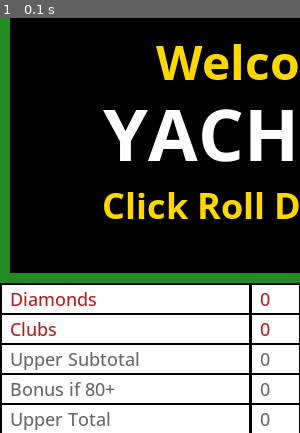
Above: before the commit, frame 1.
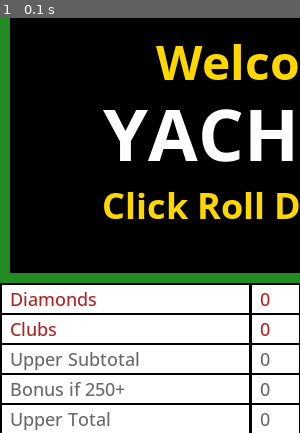
Above: after the commit, the same moment.

Repository: machinateddesigns/PythonGeneral
Game: pygame game, started from yachtzedhues/main.py
Same seed, same stepped clock (60 frames per second), same inputs: the game is played once before the commit and once after it.
Inputs:
- Up to frame 1 (0.1 s): no input
The pictures show only the part of the screen within x 0-50%, y 50-100%; the shares and areas given below are measured in that part.

The runs differ from the first frame. In frame 1, 0.2% of the frame differs, in the area x 28-42%, y 87-92%.

Commit message:
version 1.0a of Yachtzed Hues
Seems to be fully working, only played one game, might need more rolls per turn, some of those challenges are brutal. Also, we have a BGM switcher now.

Diff:
--- a/yachtzedhues/main.py
+++ b/yachtzedhues/main.py
@@ -99,6 +99,10 @@
 
 die_suits = [' ',' ',' ',' ',' ']
 
+col_opt = [red, blue, yellow, green, purple]
+
+suit_opt = ['s','h','d','c']
+
 #rolls_left = 3 #hiding this for now, looks like since I have a better option, I should use that
 
 dice_selected = [False, False, False, False, False]
@@ -290,7 +294,7 @@
             elif not dice_selected[self.key]:
                 dice_selected[self.key] = True
 
-def check_scores(choice_list, numbers_list, possible_list, current_score):
+def check_scores(choice_list, numbers_list, colors_list, suits_list, possible_list, current_score):
     active = 0
     for index in range(len(choice_list)):
         if choice_list[index]:
@@ -307,7 +311,26 @@
         current_score = numbers_list.count(5) * 5
     elif active == 5:
         current_score = numbers_list.count(6) * 6
-    elif active == 6 or active == 7 or active == 8 or active == 13:
+    elif active == 14:
+        current_score = colors_list.count(red) * 4
+    elif active == 15:
+        current_score = colors_list.count(yellow) * 4
+    elif active == 16:
+        current_score = colors_list.count(blue) * 4
+    elif active == 17:
+        current_score = colors_list.count(green) * 4
+    elif active == 18:
+        current_score = colors_list.count(purple) * 4
+    elif active == 20:
+        current_score = suits_list.count('s') * 5
+    elif active == 21:
+        current_score = suits_list.count('h') * 5
+    elif active == 22:
+        current_score = suits_list.count('d') * 5
+    elif active == 23:
+        current_score = suits_list.count('c') * 5
+
+    elif active == 6 or active == 7 or active == 8 or active == 13 or active == 19:
         if possible_list[active]:
             current_score = sum(numbers_list)
         else:
@@ -332,19 +355,70 @@
             current_score = 40
         else:
             current_score = 0
+    elif active == 24:
+        if possible_list[active]:
+            current_score = 35
+        else:
+            current_score = 0
+    elif active == 25:
+        if possible_list[active]:
+            current_score = 50
+        else:
+            current_score = 0
+    elif active == 26:
+        if possible_list[active]:
+            current_score = 45
+        else:
+            current_score = 0
+    elif active == 27:
+        if possible_list[active]:
+            current_score = 30
+        else:
+            current_score = 0
+    elif active == 28:
+        if possible_list[active]:
+            current_score = 50
+        else:
+            current_score = 0
+    elif active == 29:
+        if possible_list[active]:
+            current_score = 45
+        else:
+            current_score = 0
+    elif active == 30:
+        if possible_list[active]:
+            current_score = 75
+        else:
+            current_score = 0
+    elif active == 31:
+        if possible_list[active]:
+            current_score = 75
+        else:
+            current_score = 0
+    elif active == 32:
+        if possible_list[active]:
+            current_score = 100
+        else:
+            current_score = 0
+    elif active == 33:
+        if possible_list[active]:
+            current_score = 90
+        else:
+            current_score = 0
+
     return current_score
 
 def check_totals(totals_list, score_list, bonus):
-    totals_list[0] = score_list[0] + score_list[1] + score_list[2] + score_list[3] + score_list[4] + score_list[5] + score_list[13]
-    if totals_list[0] >= 80:
-        totals_list[1] = 40
+    totals_list[0] = score_list[0] + score_list[1] + score_list[2] + score_list[3] + score_list[4] + score_list[5] + score_list[13] + score_list[14] + score_list[15] + score_list[16] + score_list[17] + score_list[18] + score_list[19] + score_list[20] + score_list[21] + score_list[22] + score_list[23]
+    if totals_list[0] >= 250:
+        totals_list[1] = 100
     else:
         totals_list[1] = 0
     totals_list[2] = totals_list[0] + totals_list[1]
     if bonus:
         totals_list[4] += 100
         bonus = False
-    totals_list[3] = score_list[6] + score_list[7] + score_list[8] + score_list[9] + score_list[10] + score_list[11] + score_list[12] + totals_list[4]
+    totals_list[3] = score_list[6] + score_list[7] + score_list[8] + score_list[9] + score_list[10] + score_list[11] + score_list[12] + score_list[24] + score_list[25] + score_list[26] + score_list[27] + score_list[28] + score_list[29] + score_list[30] + score_list[31] + score_list[32] + score_list[33] + totals_list[4]
     totals_list[5] = totals_list[2] + totals_list[3]
     return totals_list, bonus
 
@@ -401,6 +475,25 @@
         possible_list[18] = True #purples
     else:
         possible_list[18] = False #purples
+
+    possible_list[19] = True #Palette
+
+    if 's' in suits_list:
+        possible_list[20] = True #spades
+    else:
+        possible_list[20] = False #spades
+    if 'h' in suits_list:
+        possible_list[21] = True #spades
+    else:
+        possible_list[21] = False #spades
+    if 'd' in suits_list:
+        possible_list[22] = True #spades
+    else:
+        possible_list[22] = False #spades
+    if 'c' in suits_list:
+        possible_list[23] = True #spades
+    else:
+        possible_list[23] = False #spades
 
     for index in range(1,7):
         count = numbers_list.count(index)
@@ -460,20 +553,34 @@
     else:
         possible_list[11] = False
 
-    for index in range(len(colors_list)):
-        colors_count = colors_list.count(colors_list[index])
-        if colors_count > max_color_count:
-            max_color_count = colors_count
-
-    for index in range(len(suits_list)):
-        suits_count = suits_list.count(suits_list[index])
-        if suits_count > max_suit_count:
-            max_suit_count = suits_count
-
-    if max_color_count == 1:
-        possible_list[24] = True
-    else:
-        possible_list[24] = False
+    #counting the like colors max amount
+    colors_count = [colors_list.count(c) for c in col_opt]
+    max_color_count = max(colors_count)
+
+    #counting the like suits max amount
+    suits_count = [suits_list.count(s) for s in suit_opt]
+    max_suit_count = max(suits_count)
+
+    #lower new stuff, highly difficult! Might need extra turns!
+    possible_list[24] = max_color_count == 1
+
+    possible_list[25] = possible_list[24] and possible_list[12]
+
+    possible_list[26] = max_color_count == 5
+
+    possible_list[27] = max_suit_count == 5
+
+    possible_list[28] = max_suit_count == 5 and possible_list[12]
+
+    possible_list[29] = max_suit_count ==5 and max_color_count == 1
+
+    possible_list[30] = max_count == 5 and max_suit_count == 5
+
+    possible_list[31] = max_count == 5 and max_color_count == 1
+
+    possible_list[32] = max_count == 5 and max_color_count == 5 and max_suit_count == 5
+
+    possible_list[33] = max_count == 5 and max_suit_count == 5 and max_color_count == 1
 
     return possible_list
 
@@ -561,9 +668,9 @@
     global die_colors
     global die_suits
     global music_list
+    global col_opt
+    global suit_opt
     bonus_time = False
-    col_opt = [red, blue, yellow, green, purple]
-    suit_opt = ['s','h','d','c']
 
     #Shake effect intialization for dice or other objects
     shakex = [0,0,0,0,0] #are these supposed to be lists, not integers? They were working all the same.
@@ -725,7 +832,7 @@
         clubs = Choice(0, 720, WIDTH//2, 30, 'Clubs', selected_choice[23], possible[23], done[23], current_score if selected_choice[23] and not done[23] else score[23])
 
         uppersubt = Choice(0, 750, WIDTH//2, 30, 'Upper Subtotal', False, False, True, totals[0] )
-        upperbonus = Choice(0, 780, WIDTH//2, 30, 'Bonus if 80+', False, False, True, totals[1] )
+        upperbonus = Choice(0, 780, WIDTH//2, 30, 'Bonus if 250+', False, False, True, totals[1] )
         uppertotal = Choice(0, 810, WIDTH//2, 30, 'Upper Total', False, False, True, totals[2] )
 
         two_pair = Choice(WIDTH//2, 240, WIDTH, 30, 'Two Pair', selected_choice[6], possible[6], done[6], current_score if selected_choice[6] and not done[6] else score[6])
@@ -739,7 +846,7 @@
         rainbow = Choice(WIDTH//2, 450, WIDTH, 30, 'Rainbow', selected_choice[24], possible[24], done[24], current_score if selected_choice[24] and not done[24] else score[24])
         rainbow_straight = Choice(WIDTH//2, 480, WIDTH, 30, 'Rainbow Straight', selected_choice[25], possible[25], done[25], current_score if selected_choice[25] and not done[25] else score[25])
         col_flush = Choice(WIDTH//2, 510, WIDTH, 30, 'Color Flush', selected_choice[26], possible[26], done[26], current_score if selected_choice[26] and not done[26] else score[26])
-        straight_col_flush = Choice(WIDTH//2, 540, WIDTH, 30, 'Straight Color Flush', selected_choice[27], possible[27], done[27], current_score if selected_choice[27] and not done[27] else score[27])
+        flush = Choice(WIDTH//2, 540, WIDTH, 30, 'Flush', selected_choice[27], possible[27], done[27], current_score if selected_choice[27] and not done[27] else score[27])
         straight_flush = Choice(WIDTH//2, 570, WIDTH, 30, 'Straight Flush', selected_choice[28], possible[28], done[28], current_score if selected_choice[28] and not done[28] else score[28])
         rainbow_flush = Choice(WIDTH//2, 600, WIDTH, 30, 'Rainbow Flush', selected_choice[29], possible[29], done[29], current_score if selected_choice[29] and not done[29] else score[29])
         yacht_flush = Choice(WIDTH//2, 630, WIDTH, 30, 'Yacht Flush', selected_choice[30], possible[30], done[30], current_score if selected_choice[30] and not done[30] else score[30])
@@ -915,7 +1022,7 @@
             roll = False
 
         possible = check_possible(possible, numbers, die_colors, die_suits)
-        current_score = check_scores(selected_choice, numbers, possible, score)
+        current_score = check_scores(selected_choice, numbers, die_colors, die_suits, possible, score)
         totals, bonus_time = check_totals(totals, score, bonus_time)
 
         ones.draw()
@@ -949,16 +1056,15 @@
         yachtzed.draw()
 
         rainbow.draw()
+        rainbow_straight.draw()
+        col_flush.draw()
+        flush.draw()
         straight_flush.draw()
-        col_flush.draw()
-        straight_col_flush.draw()
+        yacht_flush.draw()
         rainbow_flush.draw()
-        rainbow_straight.draw()
         rainbow_yacht.draw()
+        yacht_col_flush_suit_flush.draw()
         rainbow_yacht_suit_flush.draw()
-        yacht_flush.draw()
-        yacht_col_flush_suit_flush.draw()
-
 
         lowersubt.draw()
 
@@ -995,7 +1101,7 @@
             text_rect3.centery = (screen_center[1] + 72  + 120)
             screen.blit(gamestarttext3, text_rect3)
 
-        if turn_counter >= 14:
+        if turn_counter >= 34:
             game_over = True
 
         if game_over:
